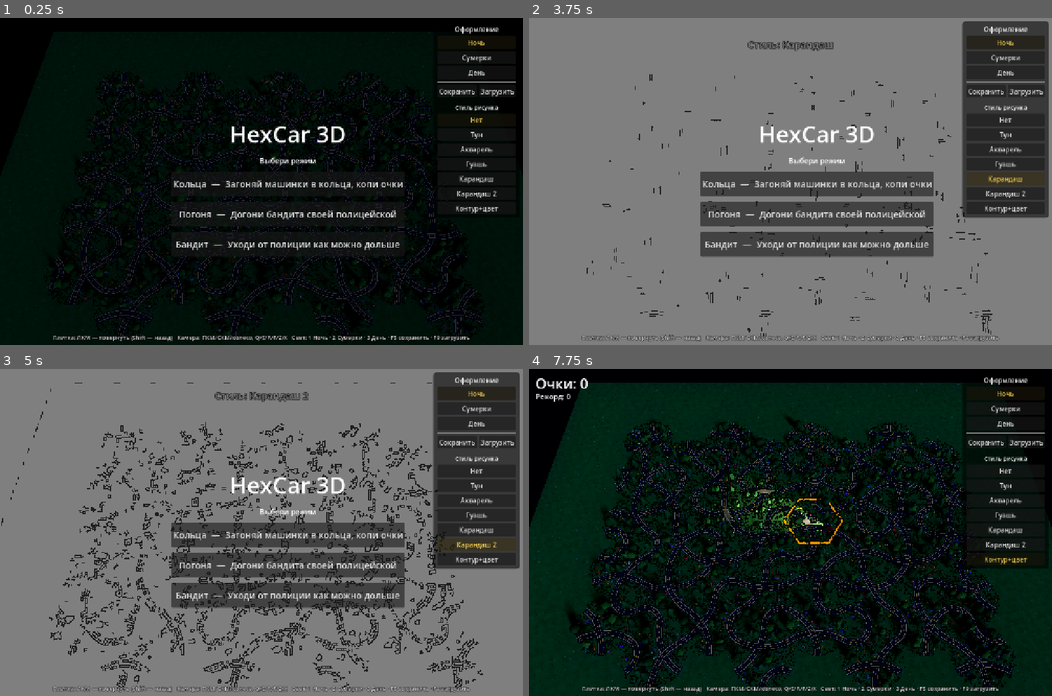
Above: before the commit, frames 1-4 (two rows, left to right).
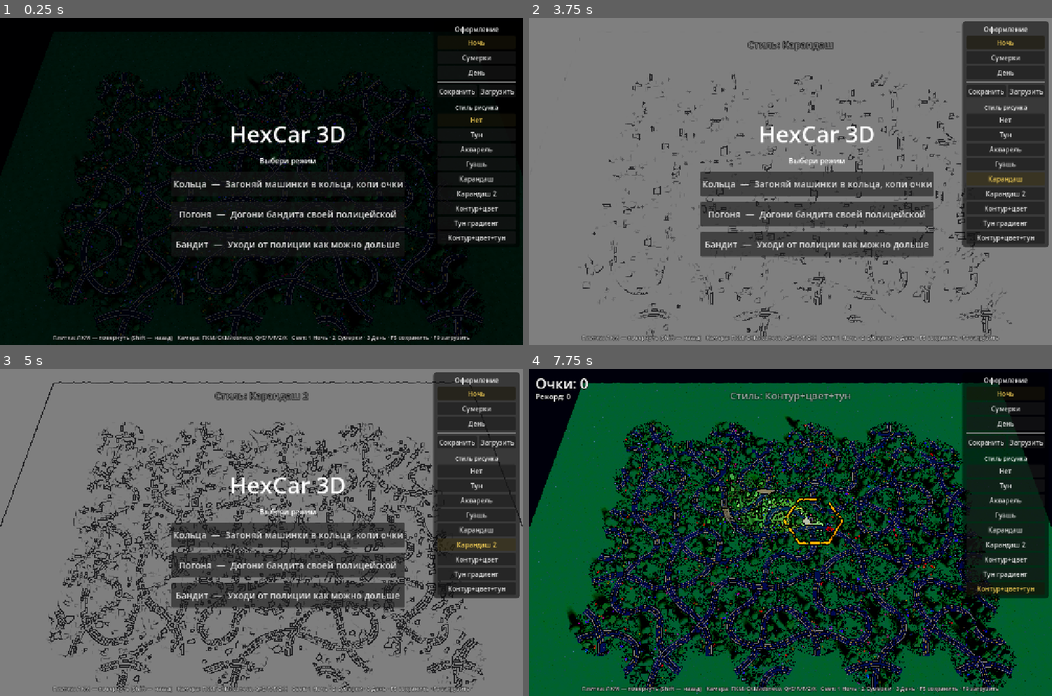
Above: after the commit, the same moments.

Repository: SashkoSoft/hexcar
Game: Godot game, scene res://Main.tscn
Two runs of this game, one before a commit and one after it. Both use one fixed random seed, a clock stepped at 60 frames per second and the inputs below.
Inputs (mouse positions are in pixels of both pictures, inside the frame that each line leads up to):
- Up to frame 1 (0.25 s): no input
- Up to frame 2 (3.75 s): click "Нет" at 0.5 s; click "Тун" at 1.25 s; click "Акварель" at 2 s; click "Гуашь" at 2.75 s; click "Карандаш" at 3.5 s
- Up to frame 3 (5 s): click "Карандаш 2" at 4.25 s
- Up to frame 4 (7.75 s): click "Контур+цвет" at 5 s; click (1004, 575) at 5.75 s, where only the run after the commit has a clickable "Тун градиент"; click (1004, 588) at 6.5 s, where only the run after the commit has a clickable "Контур+цвет+тун"; click "Кольца — Загоняй машинки в ко…" at 7.25 s

The runs differ from the first frame. In frame 1, 0.2% of the frame differs, in the area x 83-97%, y 61-69%; in frame 2, 3.8%; in frame 3, 6.3%; in frame 4, 62%, in the area x 0-100%, y 4-100%.

Commit message:
Стили: антиалиас Canny, денойз акварель/гуашь, +Тун градиент, +Контур+цвет+тун
- Canny-контур теперь антиалиасный (пороги через smoothstep — дробное
  покрытие на краю линии вместо ступенчатого step); вынесен в canny_ink()
- Акварель и гуашь: убрано зернистое зерно (осталась только мягкая
  крупная вариация краски/бумаги)
- Новый стиль «Тун градиент»: мягкие ступени яркости (плавный переход)
  + тёплые тени / холодные света, тени приподняты
- Новый стиль «Контур+цвет+тун»: AA-контур × тун-градиентный цвет
  (uniform u_canny_toon, per-style в CANNY_CFG)
- README обновлён

Co-Authored-By: Claude Opus 4.8 (1M context) <noreply@anthropic.com>

Diff:
--- a/godot/Main.gd
+++ b/godot/Main.gd
@@ -172,13 +172,14 @@
 var style_buttons := {}         # имя -> Button
 
 # художественный пост-эффект (полноэкранный шейдер поверх 3D)
-var current_style := 0          # 0 нет · 1 тун · 2 акварель · 3 гуашь · 4 карандаш · 5 карандаш 2 · 6 контур+цвет
-const STYLE_NAMES := ["Нет", "Тун", "Акварель", "Гуашь", "Карандаш", "Карандаш 2", "Контур+цвет"]
-# параметры Canny (low/high — пороги, blur — денойз, paper — зерно, mult — наложение на цвет multiply)
+var current_style := 0          # 0 нет·1 тун·2 акварель·3 гуашь·4 карандаш·5 карандаш 2·6 контур+цвет·7 тун градиент·8 контур+цвет+тун
+const STYLE_NAMES := ["Нет", "Тун", "Акварель", "Гуашь", "Карандаш", "Карандаш 2", "Контур+цвет", "Тун градиент", "Контур+цвет+тун"]
+# параметры Canny (low/high — пороги, blur — денойз, paper — зерно, mult — multiply на цвет, toon — база через тун-градиент)
 const CANNY_CFG := {
-	4: {"low": 0.14, "high": 0.36, "blur": 1.5, "line": 0.85, "paper": 0.0, "mult": 0.0},  # расширенный — больше линий
-	5: {"low": 0.09, "high": 0.26, "blur": 1.2, "line": 0.90, "paper": 0.0, "mult": 0.0},  # широкий — максимум деталей
-	6: {"low": 0.10, "high": 0.28, "blur": 1.3, "line": 0.95, "paper": 0.0, "mult": 1.0},  # контур ×цветной рендер
+	4: {"low": 0.14, "high": 0.36, "blur": 1.5, "line": 0.85, "paper": 0.0, "mult": 0.0, "toon": 0.0},  # расширенный — больше линий
+	5: {"low": 0.09, "high": 0.26, "blur": 1.2, "line": 0.90, "paper": 0.0, "mult": 0.0, "toon": 0.0},  # широкий — максимум деталей
+	6: {"low": 0.10, "high": 0.28, "blur": 1.3, "line": 0.95, "paper": 0.0, "mult": 1.0, "toon": 0.0},  # контур ×цветной рендер
+	8: {"low": 0.10, "high": 0.28, "blur": 1.3, "line": 0.95, "paper": 0.0, "mult": 1.0, "toon": 1.0},  # контур ×цвет ×тун-градиент
 }
 var fx_layer: CanvasLayer
 var fx_rect: ColorRect
@@ -1532,6 +1533,7 @@
 uniform float u_canny_line = 0.85;   // насыщенность линии (0..1)
 uniform float u_canny_paper = 0.015; // зерно бумаги (0 — чистый фон)
 uniform float u_canny_mult = 0.0;    // 0 — линии на бумаге, 1 — линии ×цветной рендер (multiply)
+uniform float u_canny_toon = 0.0;    // 1 — базовый цвет проходит через тун-градиент перед наложением
 
 float luma(vec3 c){ return dot(c, vec3(0.299, 0.587, 0.114)); }
 float hash(vec2 p){ p = fract(p * vec2(123.34, 456.21)); p += dot(p, p + 45.32); return fract(p.x * p.y); }
@@ -1592,6 +1594,47 @@
 // магнитуда по сглаженной яркости — для проверки соседей (NMS/гистерезис), тот же денойз
 float gmag_fast(vec2 uv, vec2 px){ return length(sobel_grad(uv, px)); }
 
+// Canny с антиалиасингом: пороги через smoothstep дают дробное покрытие на краю линии
+float canny_ink(vec2 uv, vec2 px){
+	vec2 g = sobel_grad(uv, px);
+	float mag = length(g);
+	vec2 dir = mag > 1e-4 ? g / mag : vec2(0.0, 0.0);
+	float ma = gmag_fast(uv + dir * px, px);
+	float mb = gmag_fast(uv - dir * px, px);
+	float nms = (mag >= ma && mag >= mb) ? mag : 0.0;
+	float n_r = gmag_fast(uv + vec2(px.x, 0.0), px);
+	float n_l = gmag_fast(uv - vec2(px.x, 0.0), px);
+	float n_u = gmag_fast(uv + vec2(0.0, px.y), px);
+	float n_d = gmag_fast(uv - vec2(0.0, px.y), px);
+	float hl = u_canny_high * 0.6;
+	float ll = u_canny_low * 0.6;
+	float strong = smoothstep(hl, u_canny_high, nms);
+	float weak = smoothstep(ll, u_canny_low, nms);
+	float near_strong = max(max(smoothstep(hl, u_canny_high, n_r), smoothstep(hl, u_canny_high, n_l)),
+	                        max(smoothstep(hl, u_canny_high, n_u), smoothstep(hl, u_canny_high, n_d)));
+	// мягкая связность: одиночная точка без соседей-краёв отбрасывается
+	float conn = smoothstep(ll, u_canny_low, n_r) + smoothstep(ll, u_canny_low, n_l)
+	           + smoothstep(ll, u_canny_low, n_u) + smoothstep(ll, u_canny_low, n_d);
+	float keep = clamp(conn, 0.0, 1.0);
+	return clamp(max(strong, weak * near_strong) * keep, 0.0, 1.0);
+}
+
+// тун-градиент: мягкие ступени яркости (плавный переход) + тёплые тени / холодные света
+vec3 toon_grad(vec3 c){
+	float l = luma(c);
+	float L = l * 0.75 + 0.22;                                    // приподнять тени — не проваливаются в чёрный
+	float bands = 4.0;
+	float q = floor(L * bands) / bands;
+	float f = fract(L * bands);
+	float soft = q + (1.0 / bands) * smoothstep(0.35, 0.65, f);   // плавная ступень = градиент
+	vec3 hue = c / max(l, 0.06);                                  // нормализованный цвет, стабилен в тенях
+	vec3 tc = hue * soft;
+	vec3 warm = vec3(1.08, 0.99, 0.86);
+	vec3 cool = vec3(0.92, 0.99, 1.08);
+	tc *= mix(warm, cool, smoothstep(0.2, 0.8, l));               // градиент по тону (тёплые тени / холодные света)
+	return clamp(tc, 0.0, 1.0);
+}
+
 void fragment(){
 	vec2 uv = SCREEN_UV;
 	vec2 px = SCREEN_PIXEL_SIZE;
@@ -1618,10 +1661,8 @@
 		float l = luma(c);
 		c = mix(vec3(l), c, 0.85);                 // лёгкая десатурация
 		c = mix(c, vec3(0.98, 0.96, 0.92), 0.12);  // промыв к бумаге
-		float paper = vnoise(uv * res * 0.5);
-		float paper2 = vnoise(uv * res * 0.05);
-		c *= 0.92 + 0.08 * paper;
-		c *= 0.96 + 0.06 * paper2;
+		float paper2 = vnoise(uv * res * 0.04);    // только мягкая крупная вариация, без зерна
+		c *= 0.975 + 0.025 * paper2;
 		col = clamp(c, 0.0, 1.0);
 	} else if (u_style == 3){
 		// ГУАШЬ — плотные плоские матовые мазки
@@ -1633,40 +1674,22 @@
 		c = mix(vec3(luma(c)), c, 1.12);           // чуть насыщеннее
 		float e = edge_sobel(uv, px);
 		c *= 1.0 - 0.20 * smoothstep(0.2, 0.55, e);
-		float canvas = vnoise(uv * res * 0.25);
-		c *= 0.94 + 0.10 * canvas;                 // фактура холста
+		float canvas = vnoise(uv * res * 0.05);    // мягкая крупная вариация краски, без зернистого шума
+		c *= 0.97 + 0.03 * canvas;
+		col = clamp(c, 0.0, 1.0);
+	} else if (u_style == 7){
+		// ТУН ГРАДИЕНТ — мягкие ступени + тёплые тени/холодные света + мягкий контур
+		vec3 c = toon_grad(col);
+		float e = edge_sobel(uv, px);
+		c = mix(c, c * 0.18, smoothstep(0.3, 0.6, e));
 		col = clamp(c, 0.0, 1.0);
 	} else if (u_style >= 4){
-		// КАРАНДАШ / CANNY — контур: градиент → NMS → двойной порог + гистерезис + чистка одиночных точек
-		vec2 g = sobel_grad(uv, px);
-		float mag = length(g);
-		// 1) подавление немаксимумов: вдоль направления градиента оставляем только локальный максимум
-		vec2 dir = mag > 1e-4 ? g / mag : vec2(0.0, 0.0);
-		float ma = gmag_fast(uv + dir * px, px);
-		float mb = gmag_fast(uv - dir * px, px);
-		float nms = (mag >= ma && mag >= mb) ? mag : 0.0;
-		// соседи по кресту (та же сглаженная магнитуда)
-		float n_r = gmag_fast(uv + vec2(px.x, 0.0), px);
-		float n_l = gmag_fast(uv - vec2(px.x, 0.0), px);
-		float n_u = gmag_fast(uv + vec2(0.0, px.y), px);
-		float n_d = gmag_fast(uv - vec2(0.0, px.y), px);
-		// 2) двойной порог
-		float strong = step(u_canny_high, nms);
-		float weak = step(u_canny_low, nms) * (1.0 - strong);
-		// 3) гистерезис: слабый край держится только рядом с сильным
-		float near_strong = max(max(step(u_canny_high, n_r), step(u_canny_high, n_l)),
-		                        max(step(u_canny_high, n_u), step(u_canny_high, n_d)));
-		// 4) чистка шума: одиночная точка без соседей-краёв отбрасывается (это травинка, а не линия)
-		float conn = step(u_canny_low, n_r) + step(u_canny_low, n_l)
-		           + step(u_canny_low, n_u) + step(u_canny_low, n_d);
-		float keep = step(1.0, conn);              // нужен хотя бы один сосед-край
-		float edge = clamp(strong * keep + weak * near_strong * keep, 0.0, 1.0);
-		// бумага + чёрная линия (мягкая по краю)
-		float aa = smoothstep(u_canny_high * 0.6, u_canny_high, nms);
-		float ink = edge * max(aa, weak) * u_canny_line;
-		float paper = 1.0 - u_canny_paper + u_canny_paper * vnoise(uv * res * 0.25);
+		// КАРАНДАШ / CANNY (антиалиас) — контур; mult → ×цвет, toon → база через тун-градиент
+		float ink = canny_ink(uv, px) * u_canny_line;
+		vec3 base = (u_canny_toon > 0.5) ? toon_grad(col) : col;
+		float paper = 1.0 - u_canny_paper + u_canny_paper * vnoise(uv * res * 0.04);
 		vec3 line_col = vec3(paper) - ink * vec3(0.86, 0.86, 0.84);   // линии на бумаге
-		vec3 mult_col = col * (1.0 - ink * 0.92);                     // линии × цветной рендер (multiply)
+		vec3 mult_col = base * (1.0 - ink);                          // линии × рендер (multiply)
 		col = clamp(mix(line_col, mult_col, u_canny_mult), 0.0, 1.0);
 	}
 	COLOR = vec4(col, 1.0);
@@ -1701,6 +1724,7 @@
 			fx_mat.set_shader_parameter("u_canny_line", cfg["line"])
 			fx_mat.set_shader_parameter("u_canny_paper", cfg["paper"])
 			fx_mat.set_shader_parameter("u_canny_mult", cfg.get("mult", 0.0))
+			fx_mat.set_shader_parameter("u_canny_toon", cfg.get("toon", 0.0))
 	if fx_rect:
 		fx_rect.visible = current_style != 0
 	_update_style_fx_buttons()
Not shown, changed: godot/README.md
